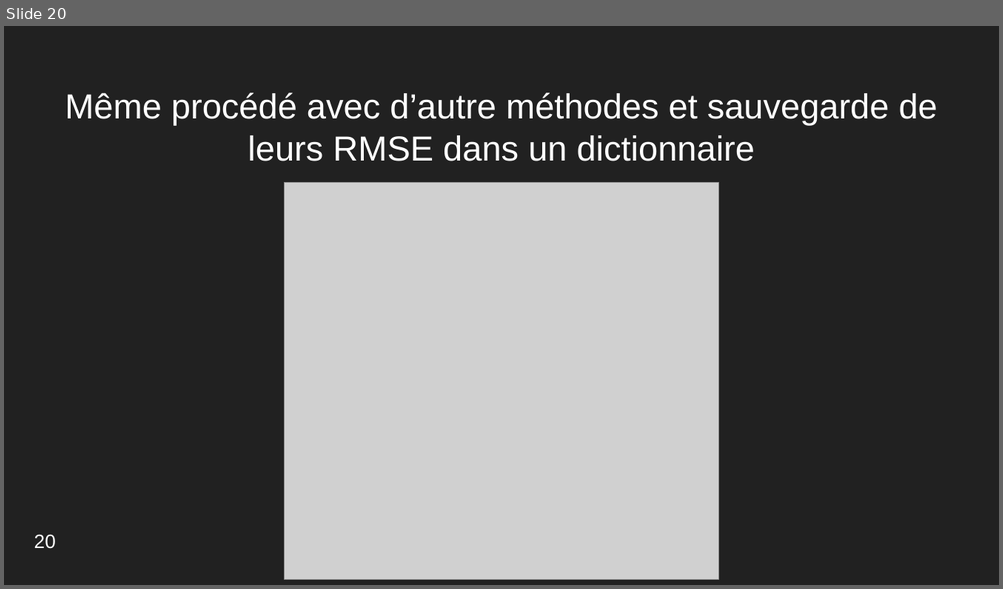
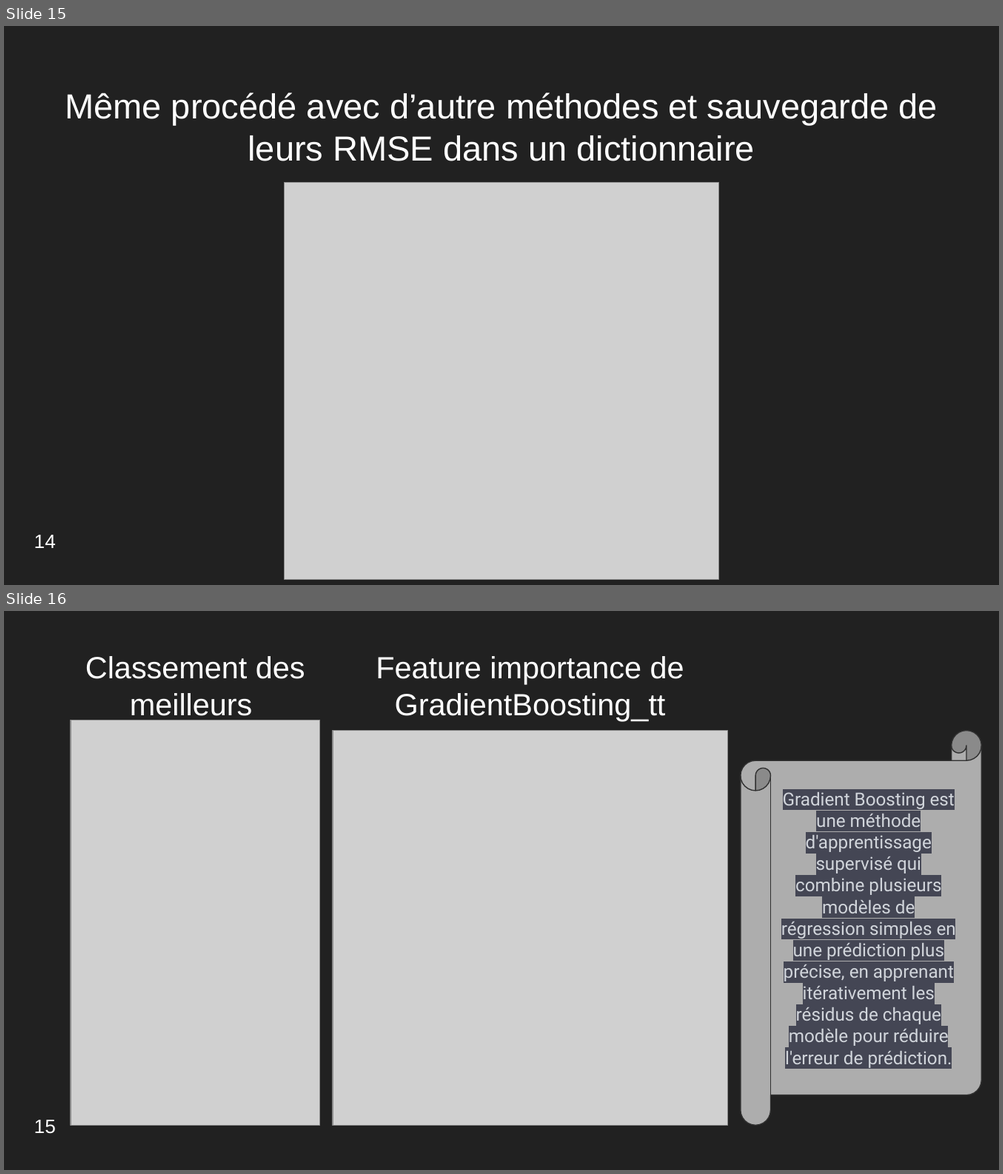
Before and after one commit to ThomasMeb/Anticiper_besoins_des_batiments, a slide deck: Projet_3_Thomas_Mebarki/Mebarki_Thomas_4_presentation_022023.pptx. Shown one above the other, each under a label of ours: slide 20 before the commit, slides 15 and 16 after it. The pictures are 1003x589 and 1003x1174 pixels, drawn with LibreOffice and Linux fonts; fonts in the diff are those of the drawing; grey boxes stand for pictures. Boxes give left, top, right and bottom in pixels: in the first picture for what was removed or moved away, otherwise in the second. Text is boxed around its words. In the diff, an @@ line names an element or a change of style, - is before the commit and + after.

```diff
--- a/Projet_3_Thomas_Mebarki/Mebarki_Thomas_4_presentation_022023.pptx
+++ b/Projet_3_Thomas_Mebarki/Mebarki_Thomas_4_presentation_022023.pptx
@@ slide 16 added at [4,611,999,1170], background #212121 @@
@@ title added at [85,656,305,721], 22.2 pt, text #FFFFFF @@
+Classement des meilleurs
@@ title added at [375,656,684,721], 22.2 pt, text #FFFFFF @@
+Feature importance de GradientBoosting_tt
@@ picture added at [71,721,320,1125] @@
@@ picture added at [333,730,727,1125] @@
@@ horizontal scroll added at [740,730,981,1125], fill #ADADAD, outline #303030 0.75 pt, 13 pt, text #D1D5DB @@
+Gradient Boosting est une méthode d'apprentissage supervisé qui combine plusieurs modèles de régression simples en une prédiction plus précise, en apprenant itérativement les résidus de chaque modèle pour réduire l'erreur de prédiction.
@@ text added at [34,1120,56,1134], 14 pt, text #FFFFFF @@
+15
@@ what was slide 20 is now slide 15 @@
@@ slide 15 changed as well @@
@@ text at [34,535,56,548]: text changed @@
-20
+14
```
Also in this commit, not shown: 16 other slides changed, 6 other slides added, 16 slides removed, 8 other files.
